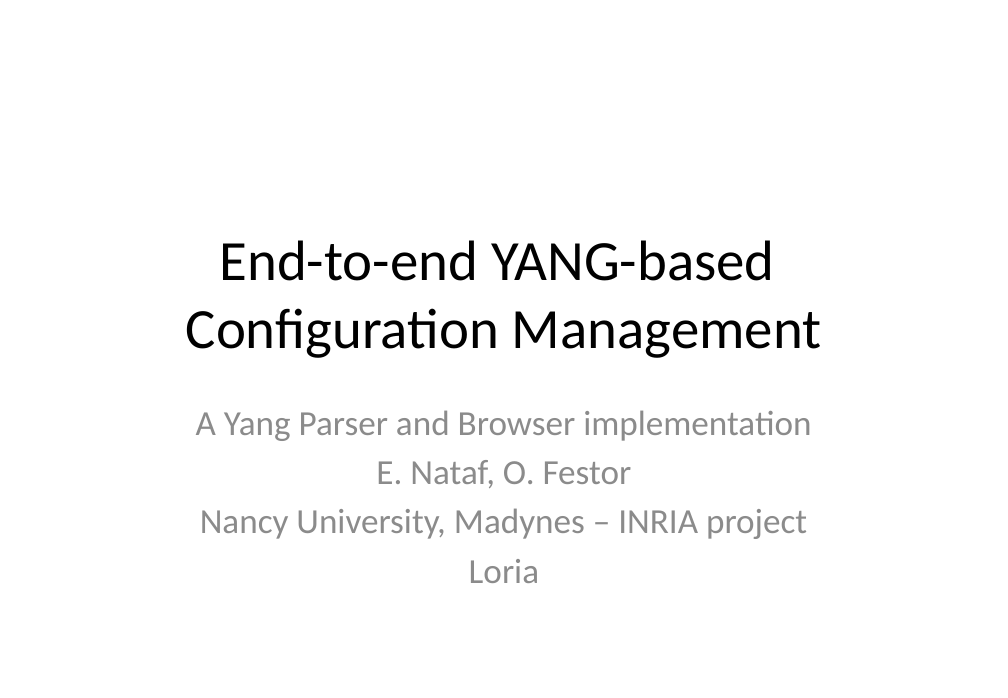
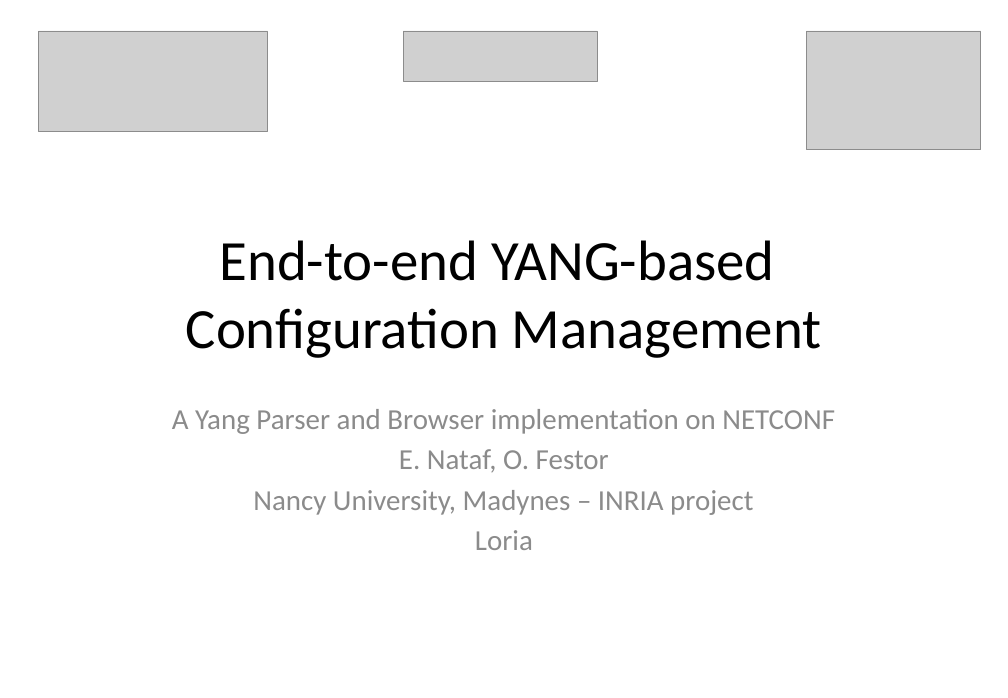
Before and after one commit to AaronNGray/jYang, a slide deck: slide 1 of yang-manager/reports/YangArchiCameraReady.pptx. Drawn at 1008x698 pixels with LibreOffice and Linux fonts; fonts in the diff are those of the drawing; grey boxes stand for pictures. Boxes give left, top, right and bottom in pixels: in the first picture for what was removed or moved away, otherwise in the second. Text is boxed around its words. In the diff, an @@ line names an element or a change of style, - is before the commit and + after.

```diff
--- a/yang-manager/reports/YangArchiCameraReady.pptx
+++ b/yang-manager/reports/YangArchiCameraReady.pptx
@@ picture added at (39,31,268,131) @@
@@ picture added at (403,31,597,81) @@
@@ picture added at (807,31,982,150) @@
@@ subtitle at (172,409,835,434): text changed; size 27.2 to 22.4 pt @@
-A Yang Parser and Browser implementation
+A Yang Parser and Browser implementation on NETCONF
@@ subtitle at (253,449,753,550): size 27.2 to 22.4 pt in "E. Nataf, O. Festor", "Nancy University, Madynes – INRIA project", "Loria" @@
```
Also in this commit, not shown: 1 other slide changed, 1 other file.
